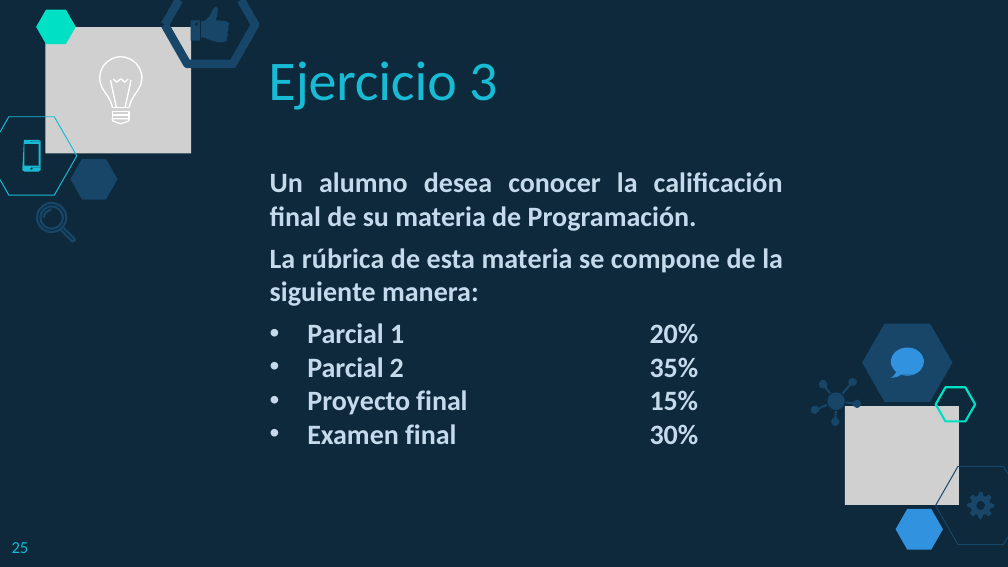
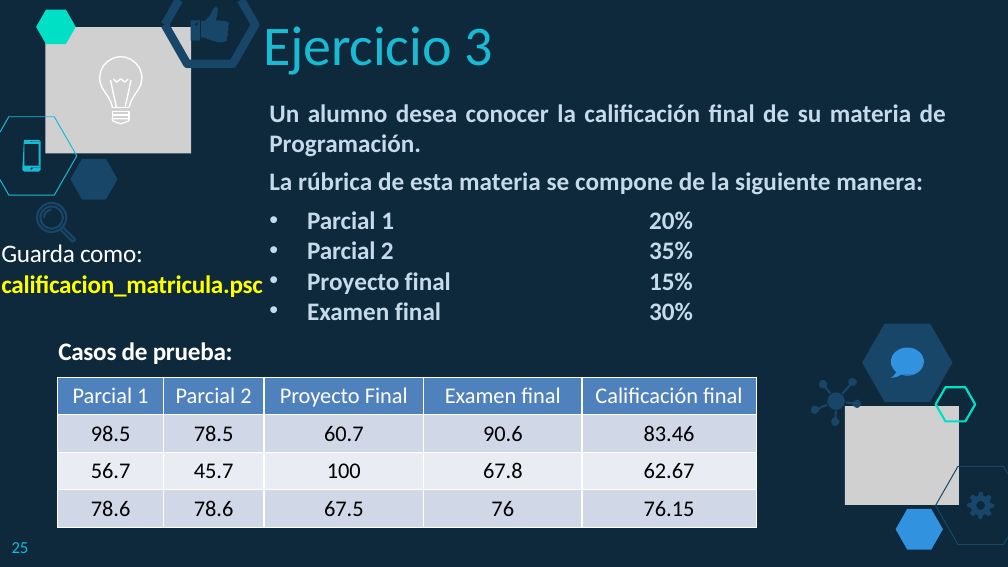
Before and after one commit to lizetheP/PensamientoC, a slide deck: slide 25 of Calendario2019/Presentaciones/1_3_DiagramasFlujo.pptx. Drawn at 1008x567 pixels with LibreOffice and Linux fonts; fonts in the diff are those of the drawing; grey boxes stand for pictures. Boxes give left, top, right and bottom in pixels: in the first picture for what was removed or moved away, otherwise in the second. Text is boxed around its words. In the diff, an @@ line names an element or a change of style, - is before the commit and + after.

```diff
--- a/Calendario2019/Presentaciones/1_3_DiagramasFlujo.pptx
+++ b/Calendario2019/Presentaciones/1_3_DiagramasFlujo.pptx
@@ title "Ejercicio 3": place and size @@
-title "Ejercicio 3" at box(268, 61, 497, 110)
+title "Ejercicio 3" at box(263, 26, 492, 75)
@@ text "Un alumno desea conocer la ...": place and size @@
-text "Un alumno desea conocer la ..." at box(270, 172, 783, 444)
+text "Un alumno desea conocer la ..." at box(269, 104, 946, 320)
@@ text "Un alumno desea conocer la ..." at box(269, 104, 946, 320): size 20 to 18 pt @@
@@ text added at box(1, 244, 263, 297), 18 pt, text #FFFF00, bold @@
+Guarda como: calificacion_matricula.psc
@@ text added at box(58, 342, 233, 364), 18 pt, text #FFFFFF, bold @@
+Casos de prueba:
@@ table added at box(57, 377, 755, 525), 4 rows, 5 columns @@
+Parcial 1 | Parcial 2 | Proyecto Final | Examen final | Calificación final
+98.5 | 78.5 | 60.7 | 90.6 | 83.46
+56.7 | 45.7 | 100 | 67.8 | 62.67
+78.6 | 78.6 | 67.5 | 76 | 76.15
```
Also in this commit, not shown: 4 other slides changed, 7 other files.
